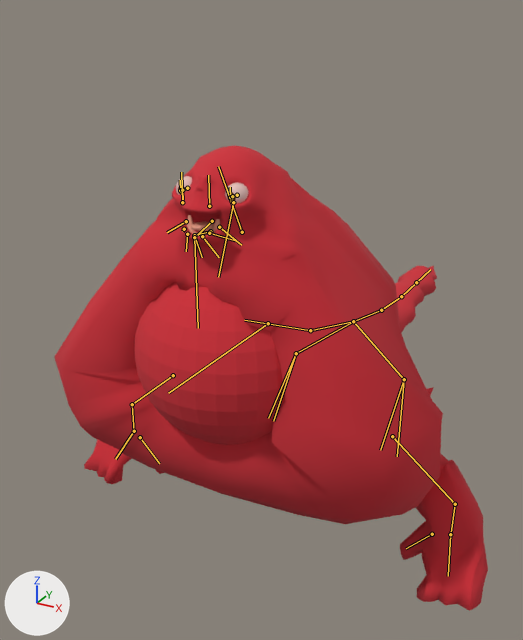
One commit to the FBX model Assets/Characters/BeaconOfHopeNew/BeaconOfHopeNew.fbx: the scene before it, then after it.
One viewpoint serves both versions: a 50 mm lens placed at (2.31, -4.29, 4.0), pointed at (-0.62, 1.05, 1.33). Every picture has the same lights, and +X, +Y and +Z are marked at lower left. The older version comes first. The bones that change, and the others that lie on the model, are drawn over the model as lines.

In view in the first picture: 'BeaconOfHopeLP'.
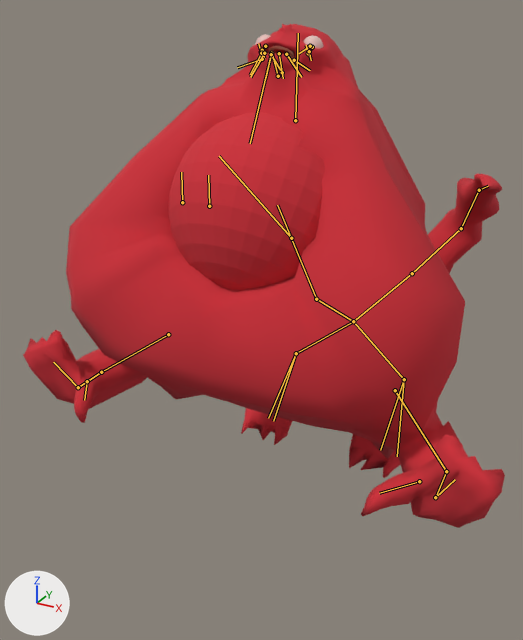
Commit message: feat: substitui BeaconOfHope pelo modelo novo

The newer file adds an action. The first version stands in its rest pose; the second is drawn at frame 6 of the action 'HitTaken'.

Changed parts and their boxes (x1, y1, x2, y2) in the pictures (523 x 640 px):
'BeaconOfHopeLP', posed (11% wider, 8% taller): before (54, 146, 488, 611); after (23, 24, 505, 528)
bone 'Costas', root to tip: before (353, 321) to (310, 330); after (353, 321) to (316, 299)
bone 'TroncoCima', root to tip: before (310, 330) to (244, 320); after (316, 299) to (277, 205)
bone 'Eye.l', root to tip: before (187, 188) to (181, 190); after (265, 46) to (261, 51)
bone 'Eye.r', root to tip: before (237, 195) to (231, 197); after (312, 47) to (308, 52)
bone 'Jaw', root to tip: before (212, 221) to (197, 235); after (282, 72) to (272, 57)
bone 'Braco.r', root to tip: before (173, 375) to (132, 404); after (168, 334) to (101, 372)
bone 'Antebraco.r', root to tip: before (132, 404) to (134, 432); after (101, 372) to (76, 388)
bone 'Mao.r', root to tip: before (134, 431) to (115, 459); after (78, 387) to (53, 362)
bone 'Braco.l', root to tip: before (392, 436) to (455, 504); after (395, 390) to (446, 471)
bone 'Antebraco.l', root to tip: before (455, 504) to (450, 536); after (446, 471) to (435, 499)
bone 'Mao.l', root to tip: before (450, 534) to (448, 576); after (435, 497) to (455, 479)
bone 'OlhoBola', root to tip: before (268, 323) to (168, 393); after (291, 238) to (219, 156)
bone 'Bunda', root to tip: before (353, 321) to (381, 310); after (353, 321) to (412, 273)
bone 'RaboInicio', root to tip: before (381, 310) to (401, 296); after (412, 273) to (461, 228)
bone 'RaboMeio', root to tip: before (401, 296) to (416, 282); after (461, 228) to (479, 190)
bone 'RaboFim', root to tip: before (416, 282) to (430, 269); after (479, 190) to (488, 186)

Edits to the bpy script that builds the scene:
```text
Change bone_costas:
    where bone_costas = bpy.data.objects['BeaconOfHopeArmature'].pose.bones['Costas']  # child of 'Master'
    bone_costas.rotation_quaternion: (1.0, 0.0, 0.0, 0.0) -> (0.992, -0.129, 0.0, 0.0)  # degrees (0, 0, 0) -> degrees (-15, 0, 0)
Change bone_troncocima:
    where bone_troncocima = bpy.data.objects['BeaconOfHopeArmature'].pose.bones['TroncoCima']  # child of 'Costas'
    bone_troncocima.rotation_quaternion: (1.0, 0.0, 0.0, 0.0) -> (0.993, -0.115, 0.0, 0.0)  # degrees (0, 0, 0) -> degrees (-13, 0, 0)
Change bone_eye_l:
    where bone_eye_l = bpy.data.objects['BeaconOfHopeArmature'].pose.bones['Eye.l']  # child of 'HeadPlaceholder'
    bone_eye_l.rotation_quaternion: (1.0, 0.0, 0.0, 0.0) -> (0.879, -0.477, 0.0, 0.0)  # degrees (0, 0, 0) -> degrees (-57, 0, 0)
Change bone_eye_r:
    where bone_eye_r = bpy.data.objects['BeaconOfHopeArmature'].pose.bones['Eye.r']  # child of 'HeadPlaceholder'
    bone_eye_r.rotation_quaternion: (1.0, 0.0, 0.0, 0.0) -> (0.879, -0.477, 0.0, 0.0)  # degrees (0, 0, 0) -> degrees (-57, 0, 0)
Change bone_jaw:
    where bone_jaw = bpy.data.objects['BeaconOfHopeArmature'].pose.bones['Jaw']  # child of 'HeadPlaceholder'
    bone_jaw.rotation_quaternion: (1.0, 0.0, 0.0, 0.0) -> (0.977, -0.214, 0.0, 0.0)  # degrees (0, 0, 0) -> degrees (-25, 0, 0)
Change bone_braco_r:
    where bone_braco_r = bpy.data.objects['BeaconOfHopeArmature'].pose.bones['Braco.r']  # child of 'TroncoCima'
    bone_braco_r.location: (0.0, 0.0, 0.0) -> (-0.07, 0.12, 0.13)
    bone_braco_r.rotation_quaternion: (1.0, 0.0, 0.0, 0.0) -> (0.98, 0.034, 0.173, -0.097)  # degrees (0, 0, 0) -> degrees (2, 20, -11)
Change bone_antebraco_r:
    where bone_antebraco_r = bpy.data.objects['BeaconOfHopeArmature'].pose.bones['Antebraco.r']  # child of 'Braco.r'
    bone_antebraco_r.rotation_quaternion: (1.0, 0.0, 0.0, 0.0) -> (0.95, 0.053, 0.041, -0.304)  # degrees (0, 0, 0) -> degrees (4, 6, -35)
Change bone_mao_r:
    where bone_mao_r = bpy.data.objects['BeaconOfHopeArmature'].pose.bones['Mao.r']  # child of 'Antebraco.r'
    bone_mao_r.rotation_quaternion: (1.0, 0.0, 0.0, 0.0) -> (0.977, 0.0, 0.075, -0.199)  # degrees (0, 0, 0) -> degrees (-2, 8, -23)
Change bone_braco_l:
    where bone_braco_l = bpy.data.objects['BeaconOfHopeArmature'].pose.bones['Braco.l']  # child of 'TroncoCima'
    bone_braco_l.location: (0.0, 0.0, 0.0) -> (0.07, 0.12, 0.13)
    bone_braco_l.rotation_quaternion: (1.0, 0.0, 0.0, 0.0) -> (0.98, 0.034, -0.173, 0.097)  # degrees (0, 0, 0) -> degrees (2, -20, 11)
Change bone_antebraco_l:
    where bone_antebraco_l = bpy.data.objects['BeaconOfHopeArmature'].pose.bones['Antebraco.l']  # child of 'Braco.l'
    bone_antebraco_l.rotation_quaternion: (1.0, 0.0, 0.0, 0.0) -> (0.95, 0.053, -0.041, 0.304)  # degrees (0, 0, 0) -> degrees (4, -6, 35)
Change bone_mao_l:
    where bone_mao_l = bpy.data.objects['BeaconOfHopeArmature'].pose.bones['Mao.l']  # child of 'Antebraco.l'
    bone_mao_l.rotation_quaternion: (1.0, 0.0, 0.0, 0.0) -> (0.977, 0.0, -0.075, 0.199)  # degrees (0, 0, 0) -> degrees (-2, -8, 23)
Change bone_olhobola:
    where bone_olhobola = bpy.data.objects['BeaconOfHopeArmature'].pose.bones['OlhoBola']  # child of 'TroncoCima'
    bone_olhobola.rotation_quaternion: (1.0, 0.0, 0.0, 0.0) -> (0.995, -0.096, 0.003, 0.0)  # degrees (0, 0, 0) -> degrees (-11, 0, 0)
Change bone_bunda:
    where bone_bunda = bpy.data.objects['BeaconOfHopeArmature'].pose.bones['Bunda']  # child of 'Master'
    bone_bunda.rotation_quaternion: (1.0, 0.0, 0.0, 0.0) -> (0.926, 0.294, -0.052, -0.229)  # degrees (0, 0, 0) -> degrees (35, 2, -27)
Change bone_raboinicio:
    where bone_raboinicio = bpy.data.objects['BeaconOfHopeArmature'].pose.bones['RaboInicio']  # child of 'Bunda'
    bone_raboinicio.rotation_quaternion: (1.0, 0.0, 0.0, 0.0) -> (0.924, 0.257, 0.079, -0.273)  # degrees (0, 0, 0) -> degrees (27, 17, -29)
Change bone_rabomeio:
    where bone_rabomeio = bpy.data.objects['BeaconOfHopeArmature'].pose.bones['RaboMeio']  # child of 'RaboInicio'
    bone_rabomeio.rotation_quaternion: (1.0, 0.0, 0.0, 0.0) -> (0.93, 0.322, 0.173, -0.042)  # degrees (0, 0, 0) -> degrees (39, 20, 2)
Change bone_rabofim:
    where bone_rabofim = bpy.data.objects['BeaconOfHopeArmature'].pose.bones['RaboFim']  # child of 'RaboMeio'
    bone_rabofim.rotation_quaternion: (1.0, 0.0, 0.0, 0.0) -> (0.925, 0.287, 0.207, -0.141)  # degrees (0, 0, 0) -> degrees (32, 28, -9)
```
